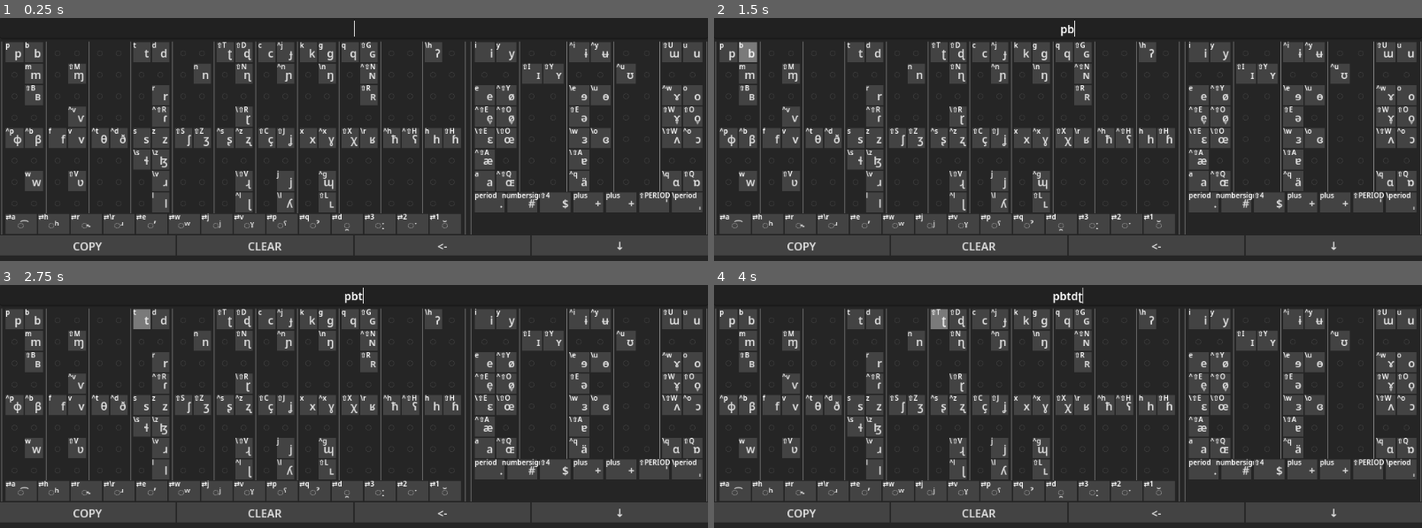
Above: before the commit, frames 1-4 (two rows, left to right).
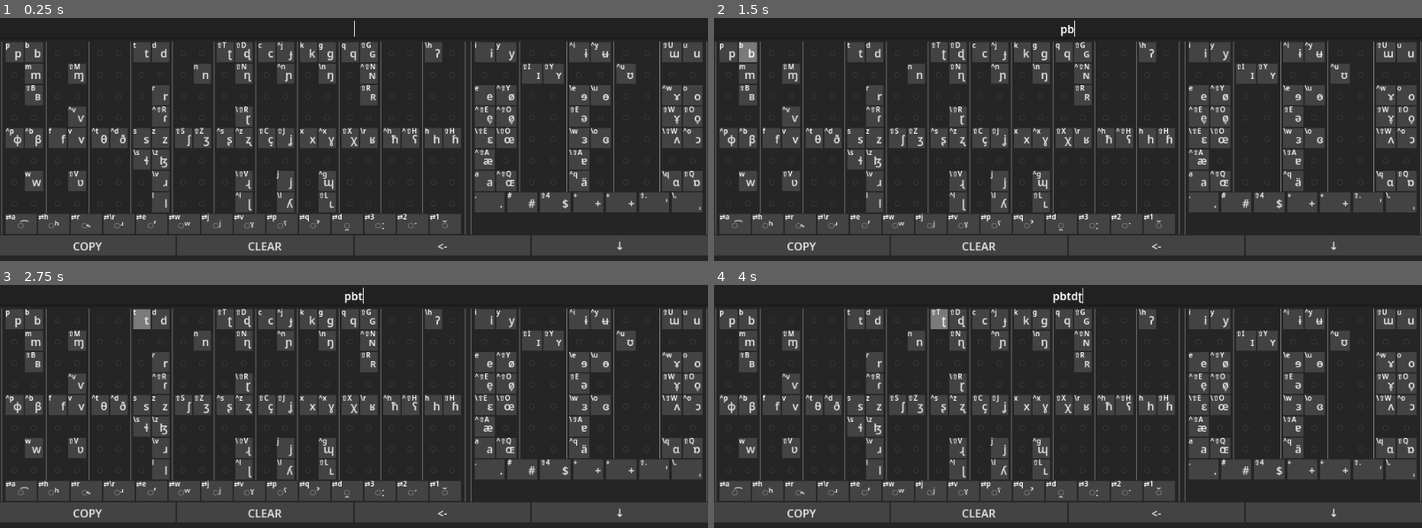
Above: after the commit, the same moments.

Repository: SeraKatha/ipa-keyboard
Game: Godot game, scene res://main.tscn
Two runs of this game, one before a commit and one after it. Both use one fixed random seed, a clock stepped at 60 frames per second and the inputs below.
Inputs:
- Up to frame 1 (0.25 s): no input
- Up to frame 2 (1.5 s): click "p" at 0.5 s; click "b" at 1.25 s
- Up to frame 3 (2.75 s): click "t" at 2 s
- Up to frame 4 (4 s): click "d" at 2.75 s; click "ʈ" at 3.5 s

The runs differ from the first frame. In frame 1, 0.3% of the frame differs, in the area x 67-99%, y 71-75%; in frame 2, 0.3%; in frame 3, 0.3%; in frame 4, 0.3%.

Commit message:
Improved some shortcut hints by replacing key names with key symbols

Diff:
--- a/keyboard/keys/basic_key.gd
+++ b/keyboard/keys/basic_key.gd
@@ -2,7 +2,7 @@
 
 
 func input_event_with_modifiert_to_string(input_event : InputEventWithModifiers) -> String:
-	var hint := OS.get_keycode_string(input_event.keycode).to_lower()
+	var hint := keycode_to_string(input_event.keycode).to_lower()
 	if input_event.shift_pressed:
 		hint = "⇧%s" % hint.to_upper()
 	if input_event.alt_pressed:
@@ -11,6 +11,17 @@
 		hint = "^%s" % hint
 	return hint
 
+
+func keycode_to_string(keycode : int) -> String:
+	var hint := OS.get_keycode_string(keycode).to_lower()
+	if hint == "period":
+		hint = "."
+	if hint == "plus":
+		hint = "+"
+	if hint == "numbersign":
+		hint = "#"
+	return hint
+
 func get_primary_event(input_action_name : StringName) -> InputEvent:
 		var input_actions = InputMap.action_get_events(input_action_name)
 		if input_actions.is_empty():
